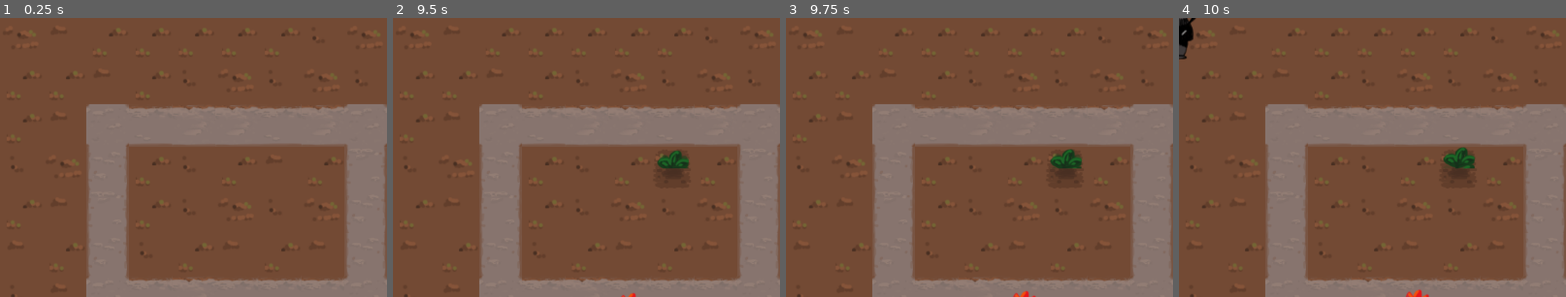
Above: before the commit, frames 1-4 (left to right).
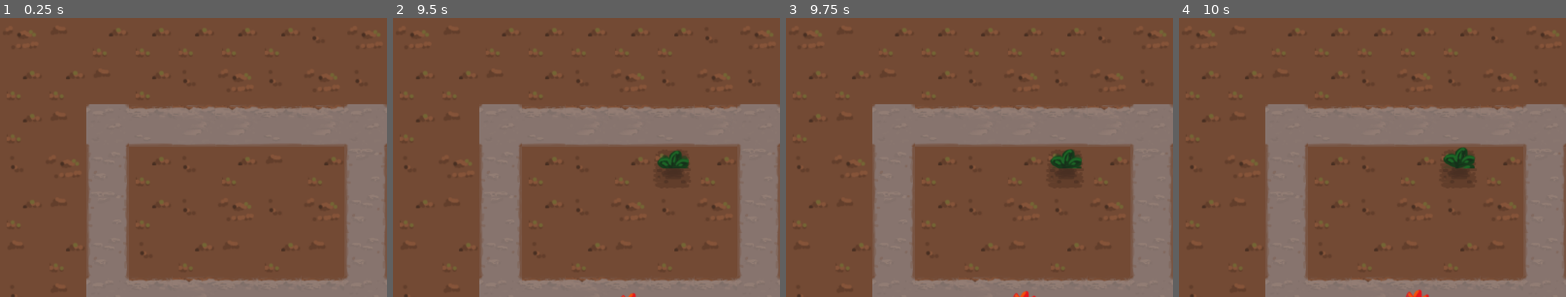
Above: after the commit, the same moments.

Repository: serrureriehurluberlesque/EGJ2025
Game: Godot game, scene res://scenes/world/world.tscn
The game is run twice, just before and just after one commit, with the same random seed, the same clock (stepped at 60 frames per second) and the same inputs.
Inputs (mouse positions are % of the whole screen's width and height, from its top left):
- Up to frame 1 (0.25 s): no input
- Up to frame 2 (9.5 s): tap Enter at 0.5, 2, 3.5 s; move the mouse to (72, 45) at 0.52 s; hold C (cut_mode) 0.53-1.28 s; click (72, 45) at 0.67 s; tap P (plant_mode) at 0.8, 1.35, 2.3, 6.8, 7.35, 8.3, 8.85 s; tap Space at 1.25, 2.75, 4.25 s; move the mouse to (30, 55) at 1.27 s; click (30, 55) at 1.42 s; tap C (cut_mode) at 1.55, 2.85, 4.35, 6.05, 7.55, 9.05 s; move the mouse to (60, 28) at 2.02 s; press the mouse at (60, 28) at 2.03 s; move the mouse to (45, 70) at 2.77 s; release the mouse at (45, 70) at 2.78 s; click (45, 70) at 2.92 s; move the mouse to (80, 65) at 3.52 s; hold P (plant_mode) 3.53-4.28 s; click (80, 65) at 3.67 s; move the mouse to (20, 35) at 4.27 s; click (20, 35) at 4.42 s; move the mouse to (55, 50) at 5.02 s; hold P (plant_mode) 5.03-5.78 s; click (55, 50) at 5.17 s; move the mouse to (35, 25) at 5.77 s; click (35, 25) at 5.85 s; move the mouse to (72, 45) at 6.52 s; hold C (cut_mode) 6.53-7.28 s; click (72, 45) at 6.67 s; move the mouse to (30, 55) at 7.27 s; click (30, 55) at 7.42 s; move the mouse to (60, 28) at 8.02 s; hold C (cut_mode) 8.03-8.78 s; click (60, 28) at 8.17 s; move the mouse to (45, 70) at 8.77 s; click (45, 70) at 8.92 s
- Up to frame 3 (9.75 s): move the mouse to (80, 65) at 9.52 s; press the mouse at (80, 65) at 9.53 s
- Up to frame 4 (10 s): tap P (plant_mode) at 9.8 s
The pictures show only the part of the screen within x 0-50%, y 0-50%; the shares and areas given below are measured in that part.

Frames 1-3 are identical in both runs. In frame 4, 0.4% of the frame differs, in the area x 0-5%, y 0-15%.

Commit message:
secateur

Diff:
--- a/egj2025/scenes/world/world.gd
+++ b/egj2025/scenes/world/world.gd
@@ -2,6 +2,7 @@
 
 var plant_ = preload("res://scenes/plant/plant.tscn")
 var cop_ = preload("res://scenes/cop/cop.tscn")
+var secateur = load("res://scenes/world/assets/secateur.png")
 
 const EARTH_TILES_ATLAS_COORDS = [
 	Vector2i(0,1),
@@ -46,11 +47,9 @@
 			display_moneyy()
 
 	elif event.is_action_pressed("cut_mode"):
-		current_mode = Mode.CUT_MODE
-		display_mode()
+		cut_mode()
 	elif event.is_action_pressed("plant_mode"):
-		current_mode = Mode.PLANT_MODE
-		display_mode()
+		plant_mode()
 
 func _physics_process(delta: float) -> void:
 	if current_mode == Mode.CUT_MODE and Input.is_mouse_button_pressed(MOUSE_BUTTON_LEFT):
@@ -76,9 +75,18 @@
 func display_mode():
 	$ModeLabel.text = "Mode: %s" % mode_strs[current_mode]
 
+func cut_mode():
+	current_mode = Mode.CUT_MODE
+	display_mode()
+	Input.set_custom_mouse_cursor(secateur)
+
+func plant_mode():
+	current_mode = Mode.PLANT_MODE
+	display_mode()
+	Input.set_custom_mouse_cursor(null)
 
 func _on_cop_timer_timeout() -> void:
 	var new_cop = cop_.instantiate()
+	new_cop.position = $CopSpawn.position
 	add_child(new_cop)
-
 	$CopTimer.start()
--- a/egj2025/scenes/world/world.tscn
+++ b/egj2025/scenes/world/world.tscn
@@ -56,6 +56,6 @@
 wait_time = 10.0
 
 [node name="CopSpawn" type="Node2D" parent="."]
-position = Vector2(1099, 217)
+position = Vector2(1321, 420)
 
 [connection signal="timeout" from="CopTimer" to="." method="_on_cop_timer_timeout"]
Binary file added: egj2025/scenes/world/assets/secateur.png
Not shown, added: egj2025/scenes/world/assets/secateur.png.import
